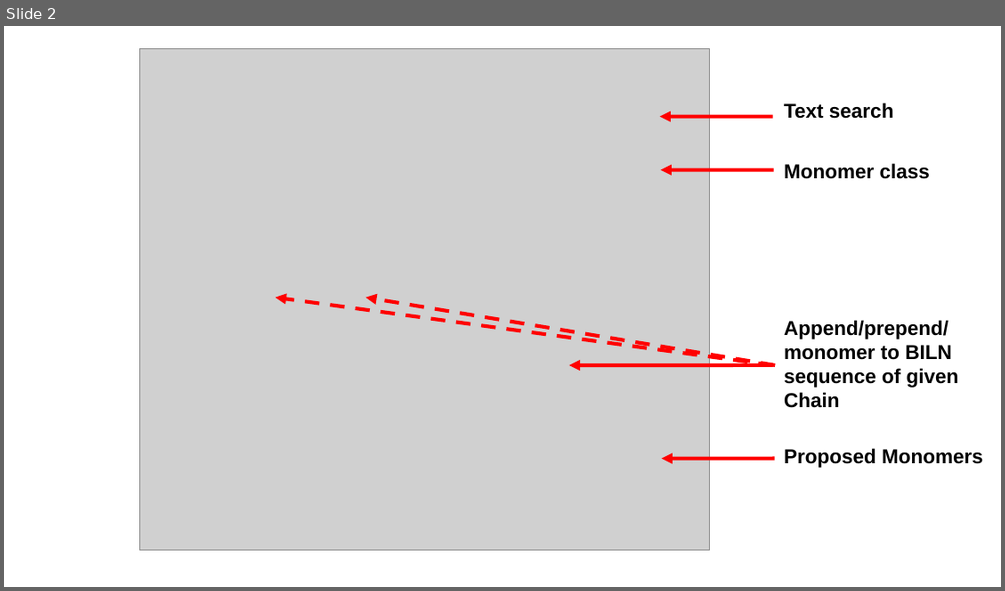
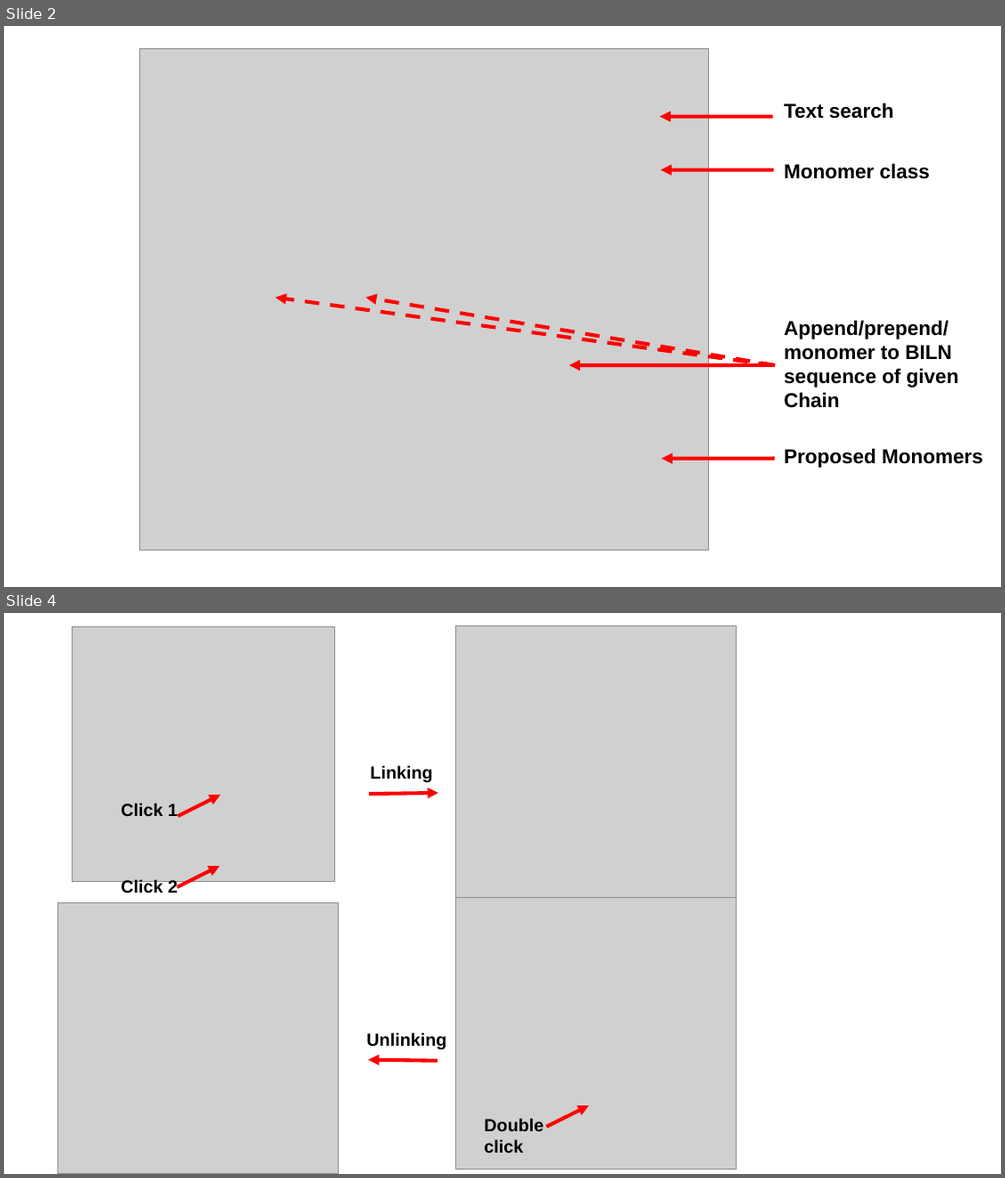
Before and after one commit to nchenche/pp-editor, a slide deck: doc/images/Monomer.pptx. Shown one above the other, each under a label of ours: slide 2 before the commit, slides 2 and 4 after it; the slides between them are not shown. The pictures are 1005x591 and 1005x1178 pixels, drawn with LibreOffice and Linux fonts; fonts in the diff are those of the drawing; grey boxes stand for pictures. Boxes give left, top, right and bottom in pixels: in the first picture for what was removed or moved away, otherwise in the second. Text is boxed around its words. In the diff, an @@ line names an element or a change of style, - is before the commit and + after.

```diff
--- a/doc/images/Monomer.pptx
+++ b/doc/images/Monomer.pptx
@@ slide 4 added at bbox=[4, 613, 1001, 1174], background #FFFFFF @@
@@ picture added at bbox=[72, 626, 335, 881] @@
@@ picture added at bbox=[456, 626, 736, 898] @@
@@ text added at bbox=[370, 765, 432, 783], 14 pt, text #000000, bold @@
+Linking
@@ arrow added from (178, 816) to (220, 795), #FF0000 2.89 pt @@
@@ arrow added from (370, 794) to (438, 793), #FF0000 2.89 pt @@
@@ text added at bbox=[121, 803, 178, 816], 14 pt, text #000000, bold @@
+Click 1
@@ text added at bbox=[121, 879, 178, 897], 14 pt, text #000000, bold @@
+Click 2
@@ arrow added from (177, 887) to (219, 867), #FF0000 2.89 pt @@
@@ picture added at bbox=[58, 902, 339, 1174] @@
@@ picture added at bbox=[456, 898, 736, 1169] @@
@@ text added at bbox=[366, 1032, 446, 1049], 14 pt, text #000000, bold @@
+Unlinking
@@ arrow added from (437, 1061) to (369, 1060), #FF0000 2.89 pt @@
@@ text added at bbox=[484, 1118, 543, 1152], 14 pt, text #000000, bold @@
+Double click
@@ arrow added from (547, 1127) to (590, 1105), #FF0000 2.89 pt @@
```
Also in this commit, not shown: 3 other slides added, 5 other files.
